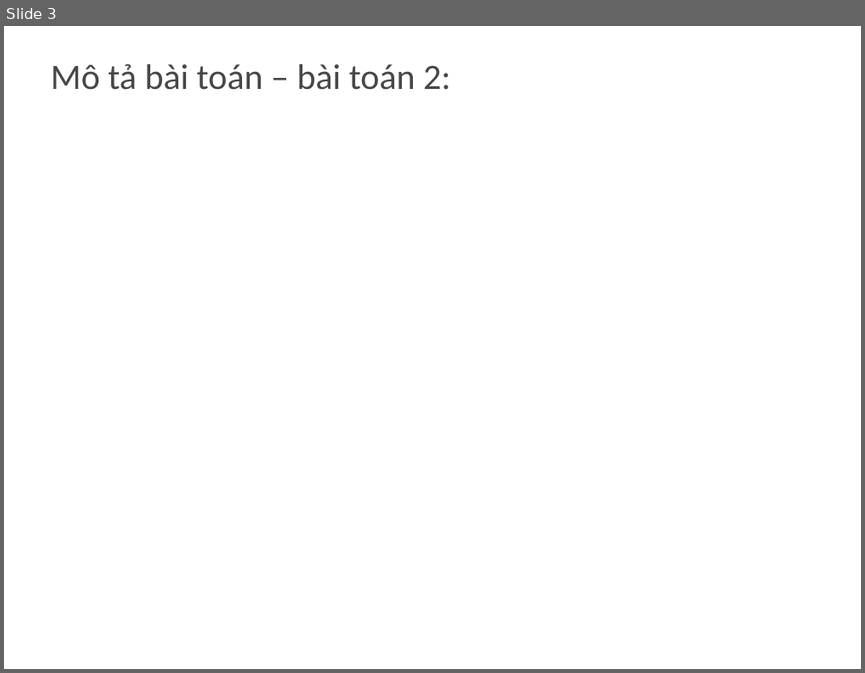
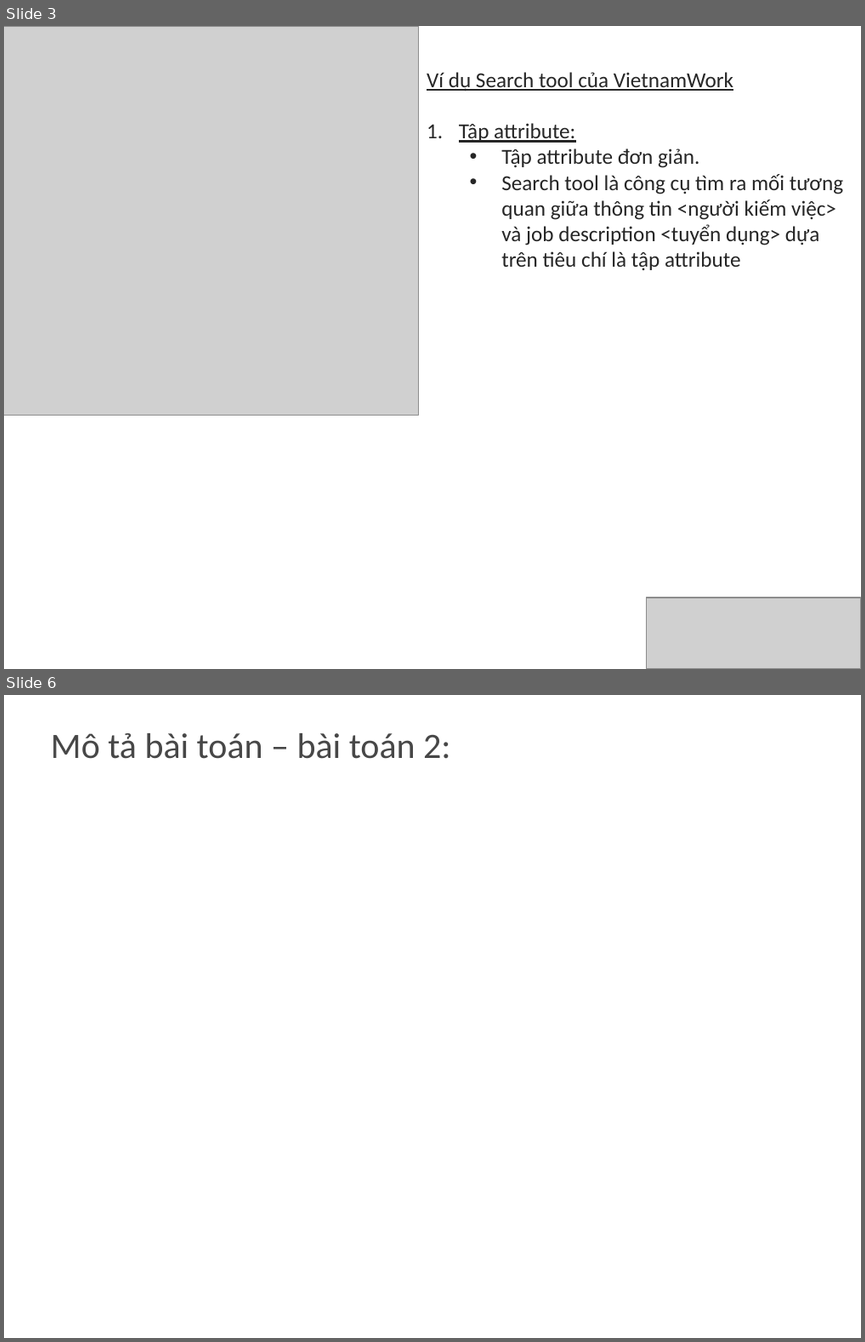
Before and after one commit to khanhduy94/jobzoom, a slide deck: Documents/JobZoom.pptx. Shown one above the other, each under a label of ours: slide 3 before the commit, slides 3 and 6 after it; the slides between them are not shown. The pictures are 865x673 and 865x1342 pixels, drawn with LibreOffice and Linux fonts; fonts in the diff are those of the drawing; grey boxes stand for pictures; background and template pictures are left out. Boxes give left, top, right and bottom in pixels: in the first picture for what was removed or moved away, otherwise in the second. Text is boxed around its words. In the diff, an @@ line names an element or a change of style, - is before the commit and + after.

```diff
--- a/Documents/JobZoom.pptx
+++ b/Documents/JobZoom.pptx
@@ slide 3 added at (x1=4, y1=26, x2=861, y2=669), background #FFFFFF @@
@@ picture added at (x1=4, y1=26, x2=418, y2=415) @@
@@ text added at (x1=426, y1=72, x2=843, y2=270), 18 pt, text #262626 @@
+Ví dụ Search tool của VietnamWork
+1. Tập attribute:
+  • Tập attribute đơn giản.
+  • Search tool là công cụ tìm ra mối tương quan giữa thông tin <người kiếm việc> và job description <tuyển dụng> dựa trên tiêu chí là tập attribute
@@ picture added at (x1=647, y1=597, x2=861, y2=669) @@
@@ what was slide 3 is now slide 6 @@
```
Also in this commit, not shown: 1 slide changed, 2 other slides added.
